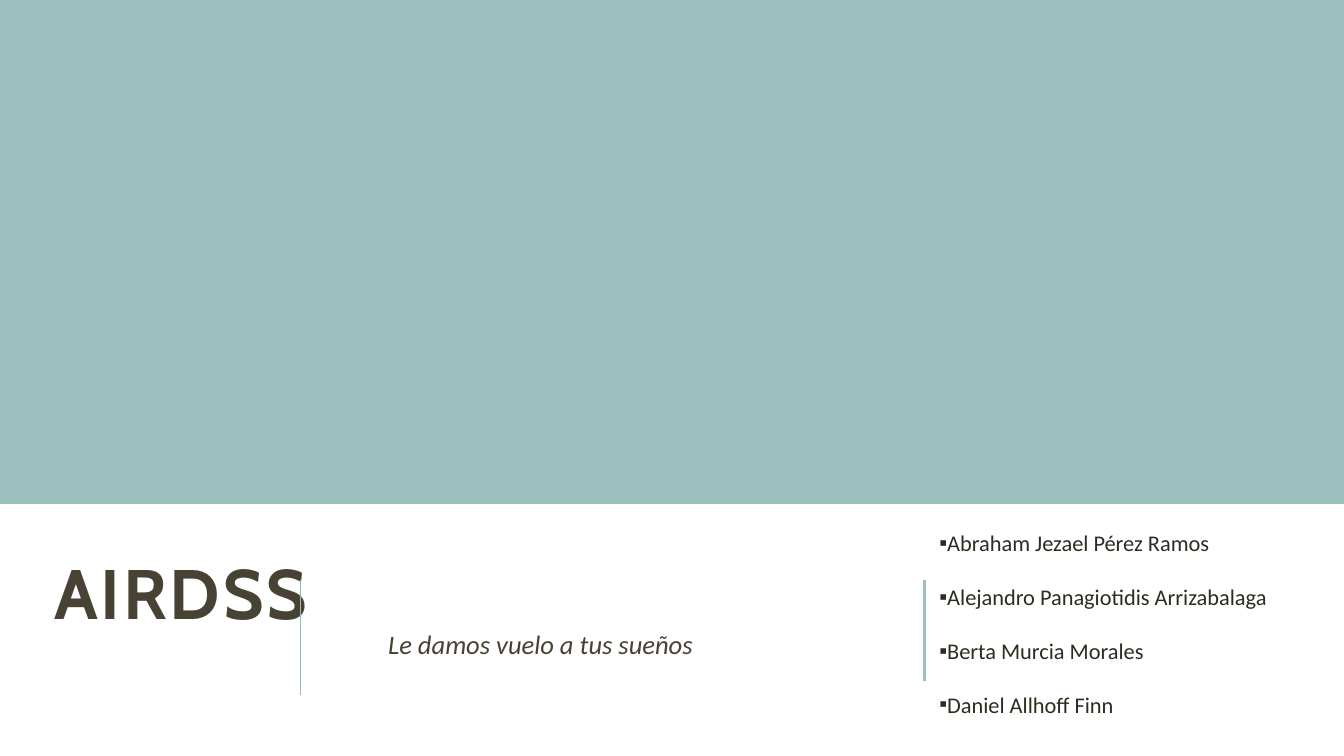
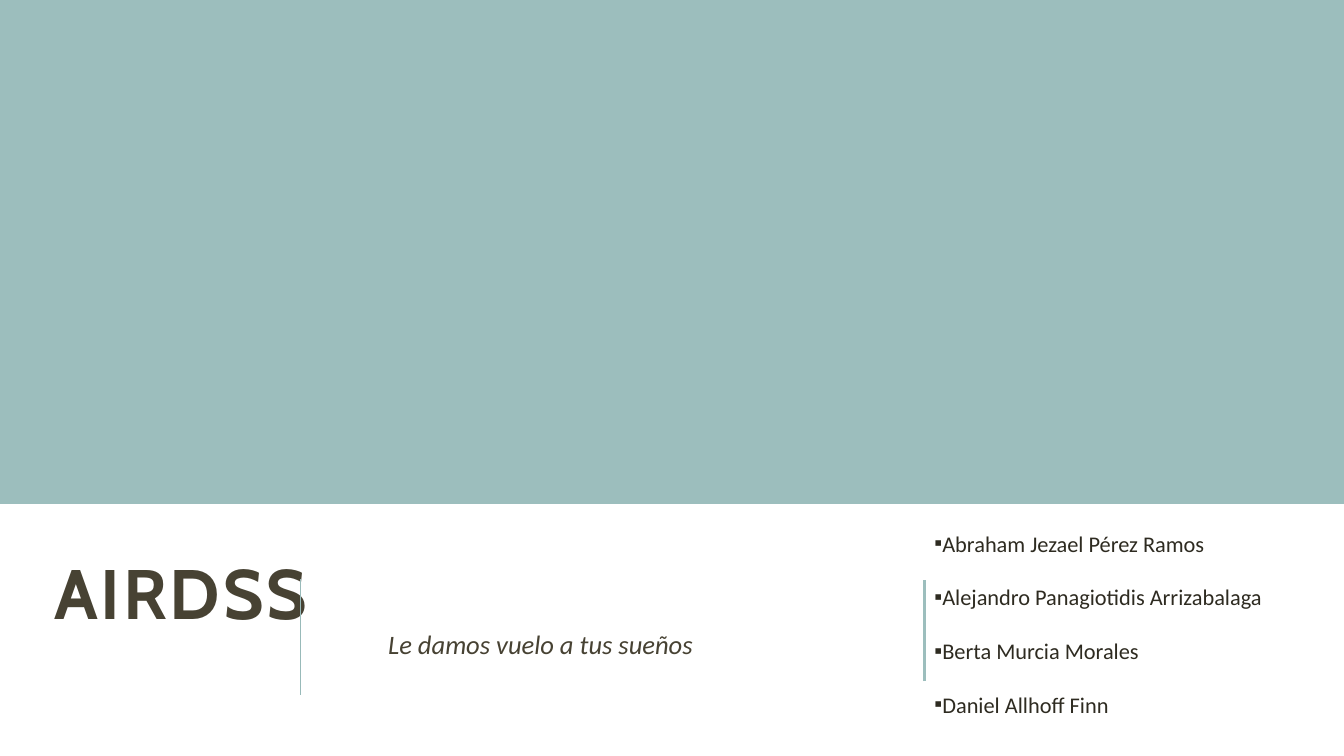
Before and after one commit to danielallhoff/M17-G4-AirDSS, a slide deck: slide 1 of AIRDSS.pptx. Drawn at 1344x756 pixels with LibreOffice and Linux fonts; fonts in the diff are those of the drawing. Boxes give left, top, right and bottom in pixels: in the first picture for what was removed or moved away, otherwise in the second. Text is boxed around its words. In the diff, an @@ line names an element or a change of style, - is before the commit and + after.

```diff
--- a/AIRDSS.pptx
+++ b/AIRDSS.pptx
@@ text "Abraham Jezael Pérez Ramos" moved from (x1=947, y1=535, x2=1267, y2=713) to (x1=942, y1=536, x2=1262, y2=713) @@
```
Also in this commit, not shown: 19 other slides changed, 4 slides added.
